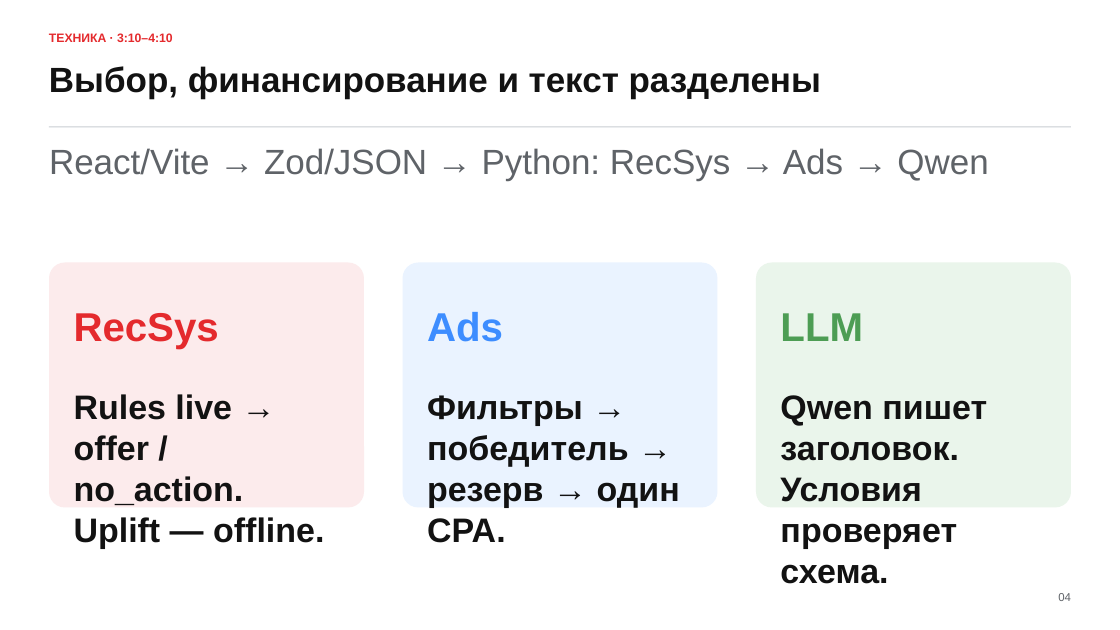
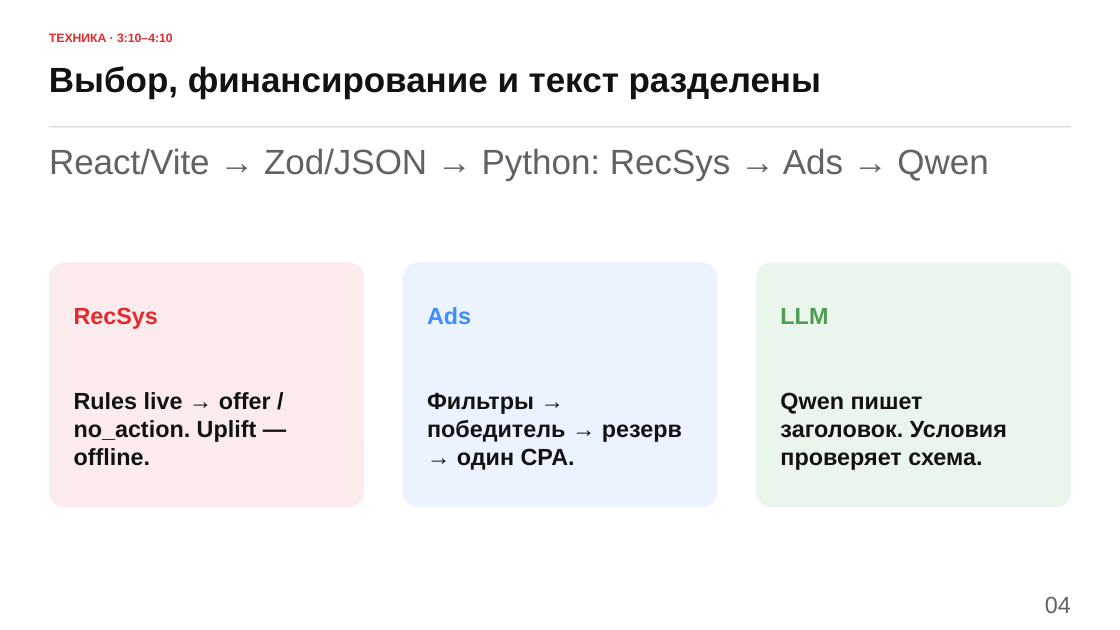
Before and after one commit to m4themagics/x5-loyalty-system, a slide deck: slide 3 of docs/presentation/X5_Checkpoint_Своя_Пятёрочка_финальная.pptx (slide 4 before the commit). Drawn at 1120x630 pixels with LibreOffice and Linux fonts; fonts in the diff are those of the drawing. Boxes give left, top, right and bottom in pixels: in the first picture for what was removed or moved away, otherwise in the second. Text is boxed around its words. In the diff, an @@ line names an element or a change of style, - is before the commit and + after.

```diff
--- a/docs/presentation/X5_Checkpoint_Своя_Пятёрочка_финальная.pptx
+++ b/docs/presentation/X5_Checkpoint_Своя_Пятёрочка_финальная.pptx
@@ size 34.5 to 20 pt in 3 elements at (x1=74, y1=307, x2=158, y2=329), (x1=427, y1=307, x2=471, y2=324), (x1=780, y1=308, x2=828, y2=324) @@
@@ size 29.2 to 20 pt in 3 elements at (x1=74, y1=392, x2=271, y2=466), (x1=427, y1=392, x2=682, y2=470), (x1=780, y1=392, x2=1007, y2=470) @@
@@ text "04" at (x1=1045, y1=596, x2=1071, y2=613): size 9.8 to 20 pt @@
```
Also in this commit, not shown: 1 other slide changed.
